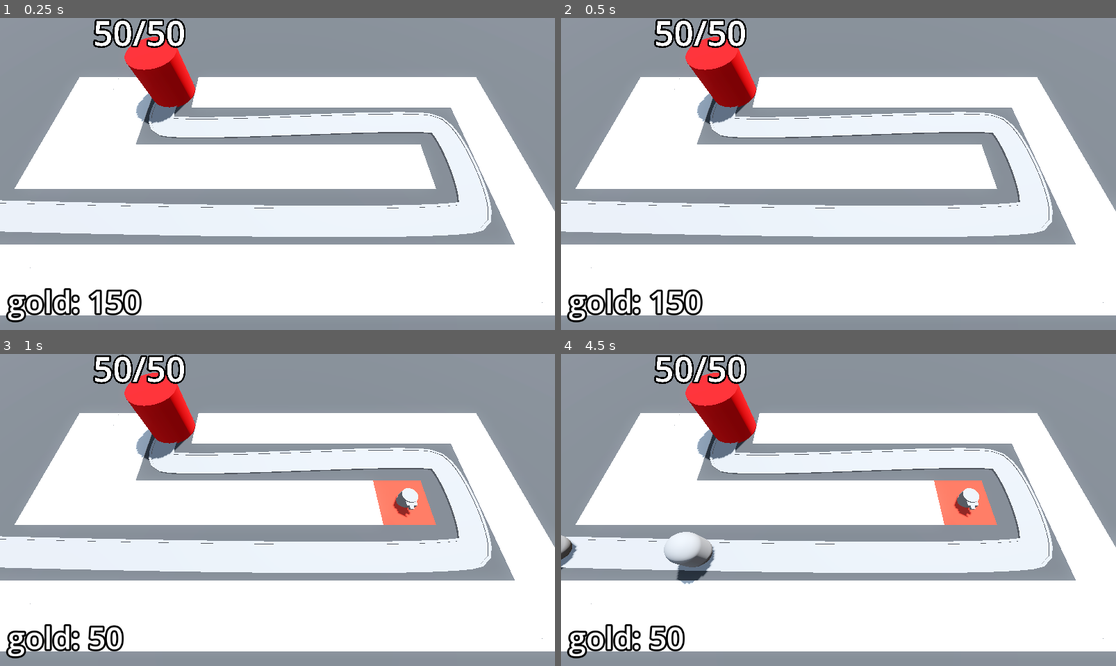
Above: before the commit, frames 1-4 (two rows, left to right).
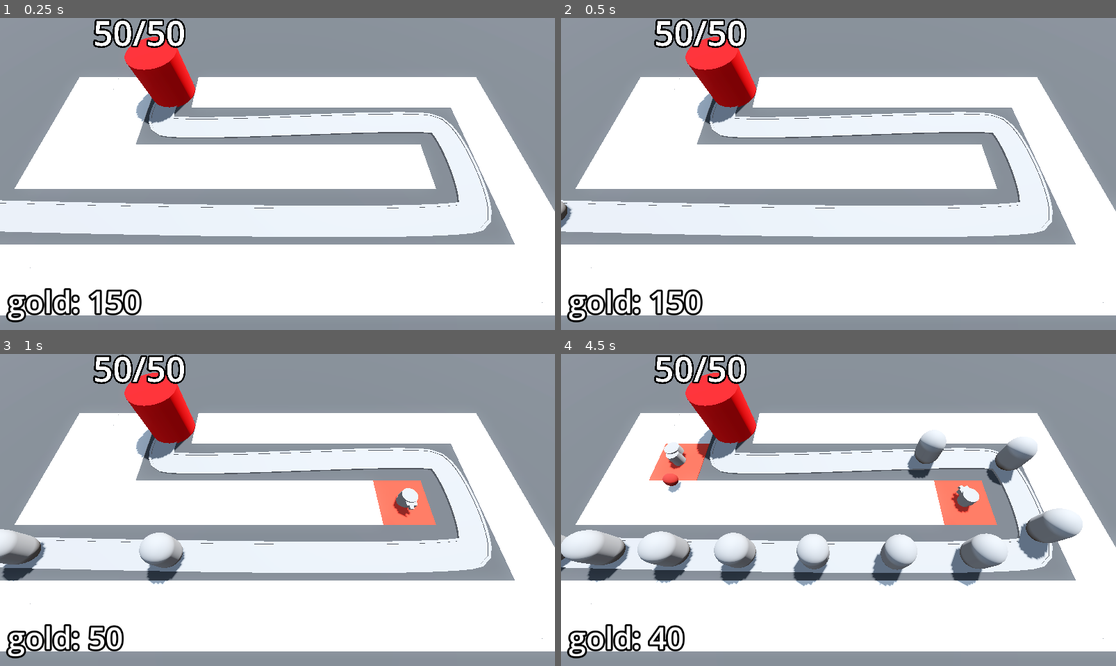
Above: after the commit, the same moments.

Repository: t04glovern/TinyTowerDefense
Game: Godot game, scene res://Levels/BaseLevel.tscn
Same seed, same stepped clock (60 frames per second), same inputs: the game is played once before the commit and once after it.
Inputs (mouse positions are in pixels of both pictures, inside the frame that each line leads up to):
- Up to frame 1 (0.25 s): no input
- Up to frame 2 (0.5 s): no input
- Up to frame 3 (1 s): move the mouse to (399, 494) at 0.52 s; press the mouse at (399, 494) at 0.53 s
- Up to frame 4 (4.5 s): move the mouse to (727, 525) at 1.27 s; release the mouse at (727, 525) at 1.28 s; click (727, 525) at 1.35 s; move the mouse to (894, 441) at 2.02 s; press the mouse at (894, 441) at 2.03 s; move the mouse to (810, 572) at 2.77 s; release the mouse at (810, 572) at 2.78 s; click (810, 572) at 2.85 s; move the mouse to (1005, 556) at 3.52 s; press the mouse at (1005, 556) at 3.53 s; move the mouse to (672, 463) at 4.27 s; release the mouse at (672, 463) at 4.28 s; click (672, 463) at 4.35 s

Frame 1 is identical in both runs. In frame 2, 0.1% of the frame differs, in the area x 0-3%, y 58-68%; in frame 3, 1.7%; in frame 4, 9.1%, in the area x 0-94%, y 24-96%.

Commit message:
58. The Victory Screen

Diff:
--- a/Base/base.gd
+++ b/Base/base.gd
@@ -18,6 +18,7 @@
 
 func _ready() -> void:
     current_health = max_health
+    Engine.time_scale = 5
 
 
 func take_damage() -> void:
--- a/Levels/BaseLevel.tscn
+++ b/Levels/BaseLevel.tscn
@@ -9,6 +9,7 @@
 [ext_resource type="PackedScene" uid="uid://cp2lgmmanou8a" path="res://Turret/turret.tscn" id="6_ovc21"]
 [ext_resource type="Script" path="res://bank.gd" id="8_cjdta"]
 [ext_resource type="PackedScene" uid="uid://ceblnh73bm43i" path="res://DifficultyManager/difficulty_manager.tscn" id="9_o07t2"]
+[ext_resource type="PackedScene" uid="uid://vxknrujg3jn0" path="res://UserInterface/victory_layer.tscn" id="10_jtivm"]
 
 [sub_resource type="ProceduralSkyMaterial" id="ProceduralSkyMaterial_84nq5"]
 sky_horizon_color = Color(0.64625, 0.65575, 0.67075, 1)
@@ -152,16 +153,8 @@
 [node name="DifficultyManager" parent="." instance=ExtResource("9_o07t2")]
 enemy_health_curve = SubResource("Curve_r2dk3")
 
-[node name="VictoryLayer" type="CanvasLayer" parent="."]
+[node name="VictoryLayer" parent="." instance=ExtResource("10_jtivm")]
 visible = false
-
-[node name="ColorRect" type="ColorRect" parent="VictoryLayer"]
-anchors_preset = 15
-anchor_right = 1.0
-anchor_bottom = 1.0
-grow_horizontal = 2
-grow_vertical = 2
-color = Color(0, 0, 0, 0.588235)
 
 [connection signal="timeout" from="EnemyPath/Timer" to="EnemyPath" method="spawn_enemy"]
 [connection signal="stop_spawning_enemies" from="DifficultyManager" to="EnemyPath" method="_on_difficulty_manager_stop_spawning_enemies"]
--- /dev/null
+++ b/UserInterface/victory_layer.gd
@@ -0,0 +1,9 @@
+extends CanvasLayer
+
+
+func _on_retry_button_pressed():
+    get_tree().reload_current_scene()
+
+
+func _on_quit_button_pressed():
+    get_tree().quit()
--- /dev/null
+++ b/UserInterface/victory_layer.tscn
@@ -0,0 +1,55 @@
+[gd_scene load_steps=3 format=3 uid="uid://vxknrujg3jn0"]
+
+[ext_resource type="Script" path="res://UserInterface/victory_layer.gd" id="1_sscu4"]
+
+[sub_resource type="LabelSettings" id="LabelSettings_jssee"]
+font_size = 96
+
+[node name="VictoryLayer" type="CanvasLayer"]
+script = ExtResource("1_sscu4")
+
+[node name="ColorRect" type="ColorRect" parent="."]
+anchors_preset = 15
+anchor_right = 1.0
+anchor_bottom = 1.0
+grow_horizontal = 2
+grow_vertical = 2
+color = Color(0, 0, 0, 0.588235)
+
+[node name="CenterContainer" type="CenterContainer" parent="."]
+anchors_preset = 15
+anchor_right = 1.0
+anchor_bottom = 1.0
+grow_horizontal = 2
+grow_vertical = 2
+
+[node name="PanelContainer" type="PanelContainer" parent="CenterContainer"]
+custom_minimum_size = Vector2(400, 400)
+layout_mode = 2
+
+[node name="VBoxContainer" type="VBoxContainer" parent="CenterContainer/PanelContainer"]
+layout_mode = 2
+
+[node name="Label" type="Label" parent="CenterContainer/PanelContainer/VBoxContainer"]
+layout_mode = 2
+text = "Victory"
+label_settings = SubResource("LabelSettings_jssee")
+horizontal_alignment = 1
+
+[node name="HBoxContainer" type="HBoxContainer" parent="CenterContainer/PanelContainer/VBoxContainer"]
+layout_mode = 2
+
+[node name="RetryButton" type="Button" parent="CenterContainer/PanelContainer/VBoxContainer/HBoxContainer"]
+layout_mode = 2
+size_flags_horizontal = 3
+theme_override_font_sizes/font_size = 32
+text = "Retry"
+
+[node name="QuitButton" type="Button" parent="CenterContainer/PanelContainer/VBoxContainer/HBoxContainer"]
+layout_mode = 2
+size_flags_horizontal = 3
+theme_override_font_sizes/font_size = 32
+text = "Quit"
+
+[connection signal="pressed" from="CenterContainer/PanelContainer/VBoxContainer/HBoxContainer/RetryButton" to="." method="_on_retry_button_pressed"]
+[connection signal="pressed" from="CenterContainer/PanelContainer/VBoxContainer/HBoxContainer/QuitButton" to="." method="_on_quit_button_pressed"]
Not shown: 1 places in Levels/BaseLevel.tscn that only renumber resources
